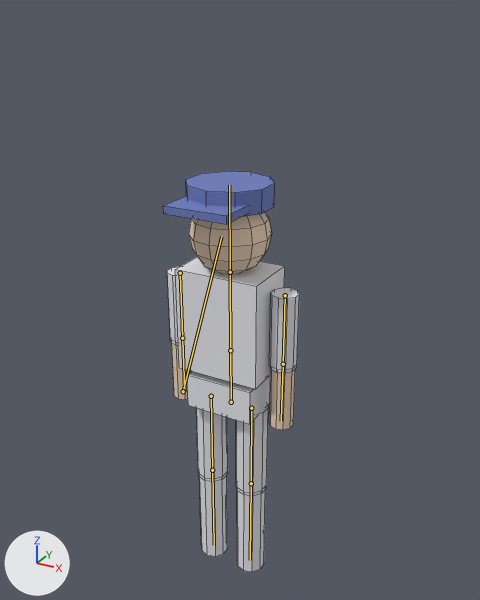
The Blender file assets-src/player.blend: old version first, new version second.
The view is the same before and after, from a camera (50 mm lens) standing at (1.22, -2.14, 2.46) and looking at (0.04, 0.0, 1.39). The lights are fixed; the arrows at lower left show +X, +Y and +Z. The picture after the commit comes second. The bones that bend it are drawn over the model as lines. Mesh edges are drawn as thin lines.

Names of what the first picture shows: 'PlayerBody'.
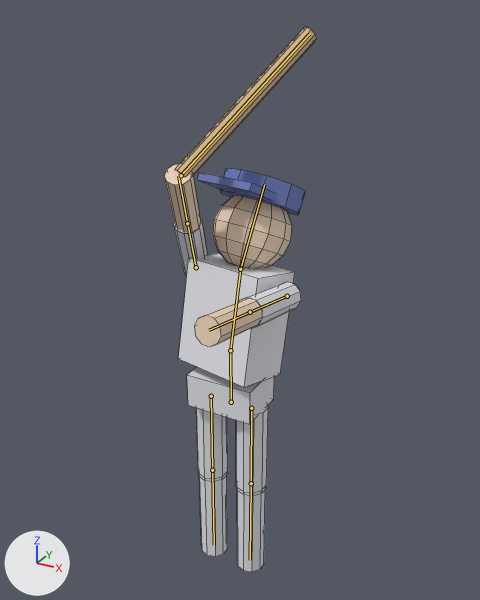
The newer file adds an action. The first version stands in its rest pose; the second is drawn at frame 7 of the action 'CelebrateBatFlip'.

Boxes [x1, y1, x2, y2] around the edits, measured in the pictures (480 x 600 px):
'PlayerBody', posed (12% wider, 36% taller): before [163, 171, 299, 572]; after [164, 27, 317, 572]
bone 'Spine', root to tip: before (230, 350) to (230, 272); after (230, 350) to (240, 269)
bone 'Head', root to tip: before (230, 272) to (229, 185); after (240, 269) to (264, 184)
bone 'UpperArm.L', root to tip: before (285, 295) to (283, 364); after (287, 296) to (250, 312)
bone 'UpperArm.R', root to tip: before (180, 273) to (182, 338); after (196, 267) to (187, 223)
bone 'Bat', root to tip: before (183, 391) to (221, 236); after (181, 175) to (309, 34)

The change in detail:
Bone 'Spine' (bone_spine) turns from (0, 0, 0) to (-11, -11, 0) degrees about its own x, y and z.
Bone 'Head' (bone_head) turns from (0, 0, 0) to (-15, 0, 0) degrees about its own x, y and z.
Bone 'UpperArm.L' (bone_upperarm_l) turns from (0, 0, 0) to (-100, 0, 94) degrees about its own x, y and z.
Bone 'UpperArm.R' (bone_upperarm_r) turns from (0, 0, 0) to (-142, 0, 24) degrees about its own x, y and z.
Bone 'Bat' (bone_bat) turns from (0, 0, 0) to (126, 0, 0) degrees about its own x, y and z.
